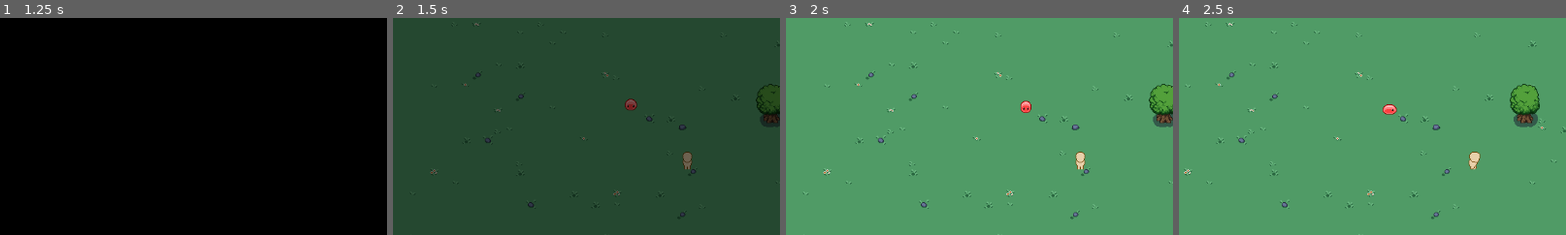
Above: before the commit, frames 1-4 (left to right).
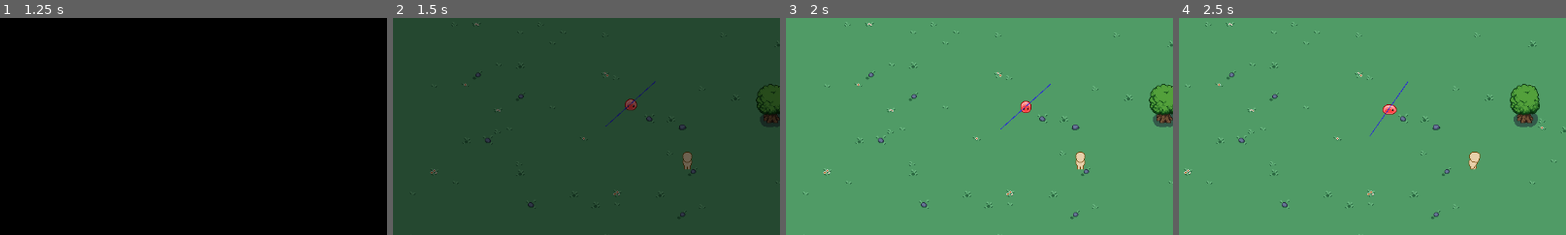
Above: after the commit, the same moments.

Repository: saltchicken/topdown-godot
Game: Godot game, scene res://scene_manager/main_menu/main_menu.tscn
Same seed, same stepped clock (60 frames per second), same inputs: the game is played once before the commit and once after it.
Inputs:
- Up to frame 1 (1.25 s): click "New Game" at 0.5 s
- Up to frame 2 (1.5 s): click "New Game" at 1.25 s
- Up to frame 3 (2 s): no input
- Up to frame 4 (2.5 s): hold D (right) from 2.03 s (still down); tap F (cast) at 2.1 s
The pictures show only the part of the screen within x 12-62%, y 16-66%; the shares and areas given below are measured in that part.

Frame 1 is identical in both runs. In frame 2, less than 0.1% of the frame differs, in the area x 54-68%, y 29-50%; in frame 3, less than 0.1%; in frame 4, less than 0.1%, in the area x 49-60%, y 29-55%.

Commit message:
Add perpendicular line to ray and lost_los_handler

Diff:
--- a/components/steering_component/steering_component.gd
+++ b/components/steering_component/steering_component.gd
@@ -8,18 +8,50 @@
 @onready var direction_to_player
 
 @onready var raycast = get_node('RayCast2D')
+@onready var raycast_perpendicular_line = get_node('RayCast2D/Line2D')
 @onready var player_los = false
+@onready var previous_los = false
+
 
 # Called when the node enters the scene tree for the first time.
 func _ready() -> void:
-	pass # Replace with function body.
+	pass
+	#var rot = PI/2
+	#var t = Transform2D()
+	#t.x.x = cos(rot)
+	#t.y.y = cos(rot)
+	#t.x.y = sin(rot)
+	#t.y.x = -sin(rot)
+	#r_90_counterclockwise = t
 
 func _physics_process(_delta: float) -> void:
 	check_for_player()
 	if player:
 		set_distance_and_direction_to_player()
 		raycast_handler()
-	print(player_los)
+		set_perpendicular_line(raycast.target_position, 50)
+		lost_los_handler()
+
+func set_perpendicular_line(target_position, magnitude):
+	var slope = target_position.y / target_position.x
+	var perpendicular_slope = -1 / slope
+	var end_point = calculate_end_point(perpendicular_slope, magnitude)
+	raycast_perpendicular_line.set_point_position(0, -end_point)
+	raycast_perpendicular_line.set_point_position(1, end_point)
+
+func calculate_end_point(slope, magnitude):
+	var x = magnitude / sqrt(1 + slope ** 2)
+	var y = slope * x
+	return Vector2(x, y)
+
+func lost_los_handler():
+	if !player_los and previous_los:
+		print(raycast.get_collider())
+		print(raycast.get_collision_point())
+		#var marker = Marker2D.new()
+		#marker.position = raycast.get_collision_point()
+		#add_child(marker)
+	previous_los = player_los
 
 func raycast_handler():
 	raycast.target_position = player.global_position - global_position
--- a/components/steering_component/steering_component.tscn
+++ b/components/steering_component/steering_component.tscn
@@ -6,3 +6,8 @@
 script = ExtResource("1_j4rne")
 
 [node name="RayCast2D" type="RayCast2D" parent="."]
+
+[node name="Line2D" type="Line2D" parent="RayCast2D"]
+points = PackedVector2Array(0, 0, 0, 0)
+width = 1.0
+default_color = Color(0.152941, 0.121569, 0.886275, 1)
